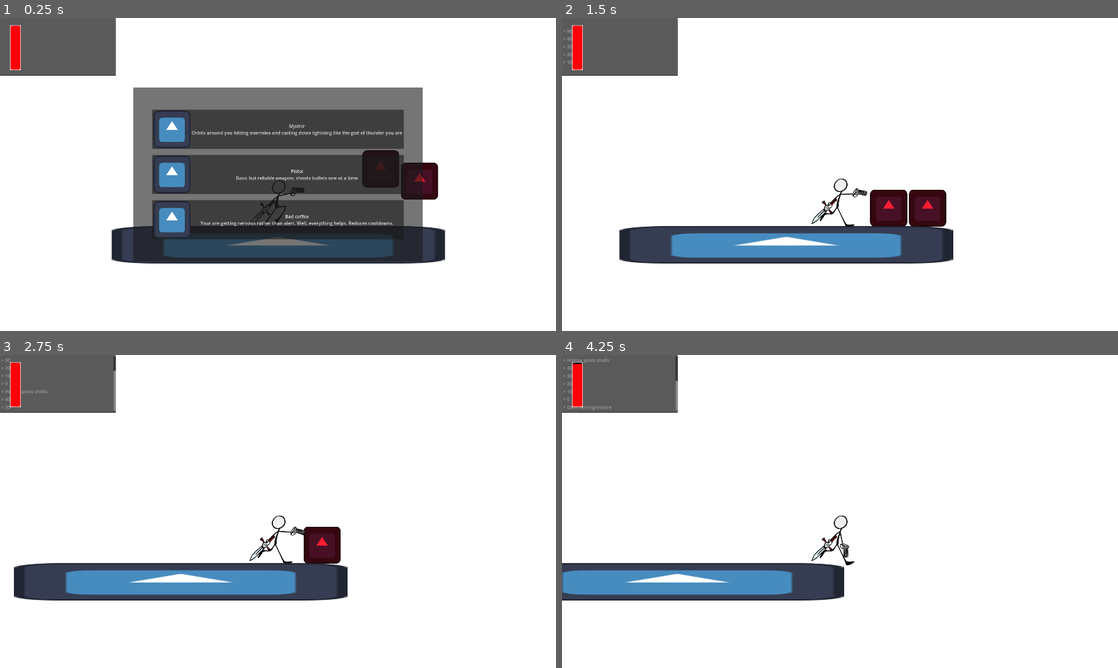
Above: before the commit, frames 1-4 (two rows, left to right).
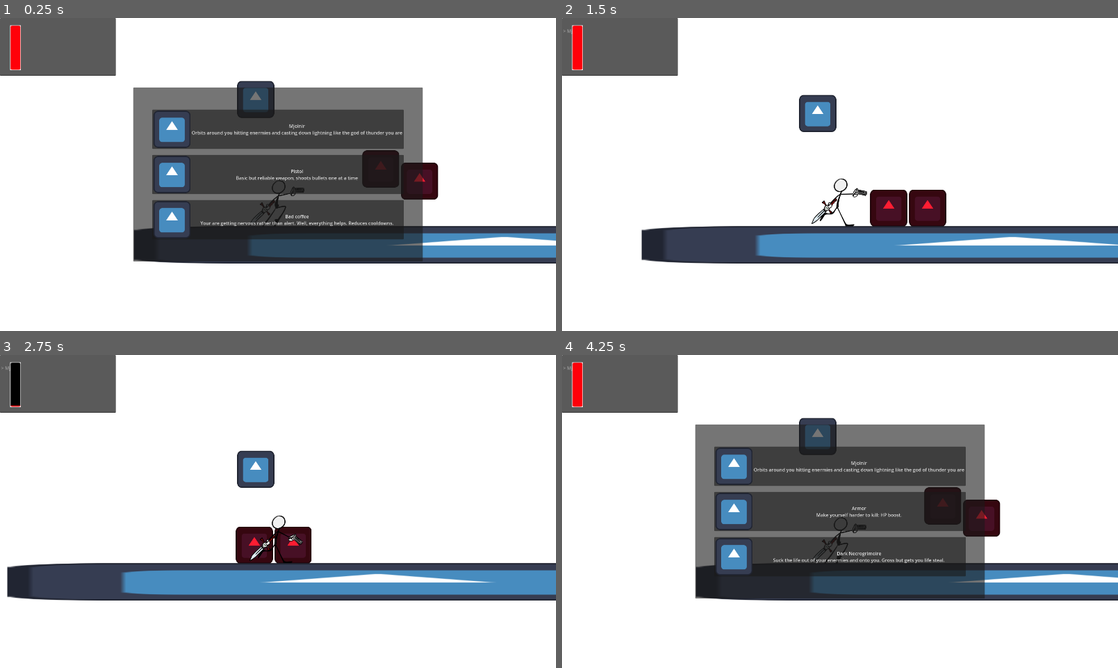
Above: after the commit, the same moments.

Repository: ricargoes/green-dusk
Game: Godot game, scene res://scenes/game.tscn
Same seed, same stepped clock (60 frames per second), same inputs: the game is played once before the commit and once after it. The engine's default icon, where the game draws it, is replaced by a stand-in: a white triangle on a blue panel in a dark square.
Inputs (mouse positions are in pixels of both pictures, inside the frame that each line leads up to):
- Up to frame 1 (0.25 s): no input
- Up to frame 2 (1.5 s): click "Mjolnir Orbits around you hit…" at 0.5 s; tap Enter (ui_accept) at 1.25 s
- Up to frame 3 (2.75 s): tap Space (jump) at 1.52 s; click (278, 467) at 2 s, where only the run before the commit has a clickable "Hollow point shells Your bull…"
- Up to frame 4 (4.25 s): tap Space (jump) at 3.02 s; click (784, 561) at 3.5 s, where only the run after the commit has a clickable "Play Again"

The runs differ from the first frame. In frame 1, 5.3% of the frame differs, in the area x 20-100%, y 20-79%; in frame 2, 7.4%; in frame 3, 9.6%; in frame 4, 35%, in the area x 0-100%, y 0-79%.

Commit message:
Sunset, win condition and win/lose screens

Diff:
--- /dev/null
+++ b/scenes/end_screen.gd
@@ -0,0 +1,19 @@
+extends CenterContainer
+
+signal game_restarted
+
+func show_win():
+	%YouWin.text = "You Win"
+	%WinDescription.text = "You managed to escape the hordes of daylight vampires till the sun was set. Now you are free and badass."
+	show()
+
+func show_lose(elapsed_time: float):
+	%YouWin.text = "You Lose"
+	%WinDescription.text = "The hordes of daylight vampires got to you after %d seconds of daring espace. Tough luck." % elapsed_time
+	show()
+
+func _on_quit_pressed() -> void:
+	get_tree().quit()
+
+func _on_play_again_pressed() -> void:
+	game_restarted.emit()
--- /dev/null
+++ b/scenes/end_screen.tscn
@@ -0,0 +1,56 @@
+[gd_scene load_steps=2 format=3 uid="uid://df4mxycb4gc4m"]
+
+[ext_resource type="Script" path="res://scenes/end_screen.gd" id="1_bhwbg"]
+
+[node name="EndScreen" type="CenterContainer"]
+process_mode = 3
+anchors_preset = 15
+anchor_right = 1.0
+anchor_bottom = 1.0
+grow_horizontal = 2
+grow_vertical = 2
+script = ExtResource("1_bhwbg")
+
+[node name="VBoxContainer" type="VBoxContainer" parent="."]
+custom_minimum_size = Vector2(800, 0)
+layout_mode = 2
+theme_override_constants/separation = 50
+alignment = 1
+
+[node name="YouWin" type="Label" parent="VBoxContainer"]
+unique_name_in_owner = true
+layout_mode = 2
+theme_override_colors/font_color = Color(0, 0, 0, 1)
+theme_override_colors/font_shadow_color = Color(0, 0, 0, 1)
+theme_override_colors/font_outline_color = Color(0, 0, 0, 1)
+theme_override_font_sizes/font_size = 100
+text = "You Win"
+horizontal_alignment = 1
+
+[node name="WinDescription" type="Label" parent="VBoxContainer"]
+unique_name_in_owner = true
+layout_mode = 2
+theme_override_colors/font_color = Color(0, 0, 0, 1)
+theme_override_font_sizes/font_size = 20
+text = "Motivational text"
+autowrap_mode = 2
+
+[node name="HSeparator" type="HSeparator" parent="VBoxContainer"]
+layout_mode = 2
+
+[node name="HBoxContainer" type="HBoxContainer" parent="VBoxContainer"]
+custom_minimum_size = Vector2(0, 50)
+layout_mode = 2
+
+[node name="PlayAgain" type="Button" parent="VBoxContainer/HBoxContainer"]
+layout_mode = 2
+size_flags_horizontal = 3
+text = "Play Again"
+
+[node name="Quit" type="Button" parent="VBoxContainer/HBoxContainer"]
+layout_mode = 2
+size_flags_horizontal = 3
+text = "Quit"
+
+[connection signal="pressed" from="VBoxContainer/HBoxContainer/PlayAgain" to="." method="_on_play_again_pressed"]
+[connection signal="pressed" from="VBoxContainer/HBoxContainer/Quit" to="." method="_on_quit_pressed"]
--- a/scenes/enermy.gd
+++ b/scenes/enermy.gd
@@ -3,10 +3,8 @@
 
 @export
 var xp_value: int = 200
-
 @export
-var life_points: float = 50.0
-
+var life_points: float = 100.0
 @export
 var contact_dps: float = 50.0
 
@@ -28,7 +26,6 @@
 
 func hurt(damage: float):
 	life_points -= damage
-	OnScreenTerminal.log(life_points)
 	if life_points <= 0:
 		die()
 
--- a/scenes/game.gd
+++ b/scenes/game.gd
@@ -2,6 +2,14 @@
 
 const BULLET_SCENE = preload("res://scenes/bullet.tscn")
 
+@export
+var run_time: float = 300.0
+
+const ANIMATION_BASE_RUNTIME: float = 300.0
+
+func _ready() -> void:
+	$SunsetAnimator.speed_scale = ANIMATION_BASE_RUNTIME/run_time
+	$SunsetTime.start(run_time)
 
 func spawn_bullet(starting_position: Vector2, orientation: float, is_player: bool):
 	var bullet = BULLET_SCENE.instantiate()
@@ -13,3 +21,20 @@
 
 func _on_hero_shot(spawn_position: Vector2, orientation: float) -> void:
 	spawn_bullet(spawn_position, orientation, true)
+
+
+func win() -> void:
+	get_tree().paused = true
+	$CanvasLayer/SunsetTint.color = Color("ff010000")
+	$CanvasLayer/EndScreen.show_win()
+	await $CanvasLayer/EndScreen.game_restarted
+	get_tree().paused = false
+	get_tree().reload_current_scene()
+
+func lose() -> void:
+	get_tree().paused = true
+	$CanvasLayer/SunsetTint.color = Color("ff010000")
+	$CanvasLayer/EndScreen.show_lose(run_time - $SunsetTime.time_left)
+	await $CanvasLayer/EndScreen.game_restarted
+	get_tree().paused = false
+	get_tree().reload_current_scene()
--- a/scenes/game.tscn
+++ b/scenes/game.tscn
@@ -1,15 +1,78 @@
-[gd_scene load_steps=6 format=3 uid="uid://dwl37y77358r2"]
+[gd_scene load_steps=10 format=3 uid="uid://dwl37y77358r2"]
 
 [ext_resource type="PackedScene" uid="uid://f31q7ameb6hm" path="res://scenes/hero.tscn" id="1_2n3he"]
 [ext_resource type="Script" path="res://scenes/game.gd" id="1_17qkh"]
 [ext_resource type="Texture2D" uid="uid://5rou5wm7frds" path="res://resources/icon.svg" id="1_hu7ex"]
 [ext_resource type="PackedScene" uid="uid://csfarad5ilhw6" path="res://scenes/enermy.tscn" id="3_i8n50"]
+[ext_resource type="PackedScene" uid="uid://df4mxycb4gc4m" path="res://scenes/end_screen.tscn" id="5_52ho5"]
 
 [sub_resource type="RectangleShape2D" id="RectangleShape2D_y7e0y"]
 size = Vector2(127.778, 128)
 
+[sub_resource type="Animation" id="Animation_afjr1"]
+resource_name = "sunset"
+length = 300.0
+tracks/0/type = "value"
+tracks/0/imported = false
+tracks/0/enabled = true
+tracks/0/path = NodePath("Infinity/Sun:position")
+tracks/0/interp = 1
+tracks/0/loop_wrap = true
+tracks/0/keys = {
+"times": PackedFloat32Array(0, 300),
+"transitions": PackedFloat32Array(1, 1),
+"update": 0,
+"values": [Vector2(883, 281), Vector2(883, 800)]
+}
+tracks/1/type = "value"
+tracks/1/imported = false
+tracks/1/enabled = true
+tracks/1/path = NodePath("../CanvasLayer/SunsetTint:color")
+tracks/1/interp = 1
+tracks/1/loop_wrap = true
+tracks/1/keys = {
+"times": PackedFloat32Array(0, 200, 240.9, 270.2, 300),
+"transitions": PackedFloat32Array(1, 1, 1, 1, 1),
+"update": 0,
+"values": [Color(1, 0.00392157, 0, 0), Color(1, 0.00392157, 0, 0), Color(0.533333, 0.368627, 0, 0.270588), Color(0.419608, 0.0196078, 0.00392157, 0.54902), Color(0, 0, 0, 1)]
+}
+
+[sub_resource type="Animation" id="Animation_xw7t4"]
+length = 0.001
+tracks/0/type = "value"
+tracks/0/imported = false
+tracks/0/enabled = true
+tracks/0/path = NodePath("Infinity/Sun:position")
+tracks/0/interp = 1
+tracks/0/loop_wrap = true
+tracks/0/keys = {
+"times": PackedFloat32Array(0),
+"transitions": PackedFloat32Array(1),
+"update": 0,
+"values": [Vector2(883, 281)]
+}
+tracks/1/type = "value"
+tracks/1/imported = false
+tracks/1/enabled = true
+tracks/1/path = NodePath("../CanvasLayer/SunsetTint:color")
+tracks/1/interp = 1
+tracks/1/loop_wrap = true
+tracks/1/keys = {
+"times": PackedFloat32Array(0),
+"transitions": PackedFloat32Array(1),
+"update": 0,
+"values": [Color(1, 0.00392157, 0, 0)]
+}
+
+[sub_resource type="AnimationLibrary" id="AnimationLibrary_jq34w"]
+_data = {
+"RESET": SubResource("Animation_xw7t4"),
+"sunset": SubResource("Animation_afjr1")
+}
+
 [node name="Game" type="Node2D"]
 script = ExtResource("1_17qkh")
+run_time = 10.0
 
 [node name="Enermies" type="Node2D" parent="."]
 
@@ -23,8 +86,8 @@
 position = Vector2(718, 641)
 
 [node name="StaticBody2D" type="StaticBody2D" parent="."]
-position = Vector2(719, 783)
-scale = Vector2(9, 1)
+position = Vector2(1500, 783)
+scale = Vector2(20, 1)
 collision_layer = 4
 collision_mask = 3
 metadata/_edit_group_ = true
@@ -37,6 +100,40 @@
 
 [node name="Bullets" type="Node2D" parent="."]
 
+[node name="SunsetAnimator" type="AnimationPlayer" parent="."]
+root_node = NodePath("../ParallaxBackground")
+libraries = {
+"": SubResource("AnimationLibrary_jq34w")
+}
+autoplay = "sunset"
+
+[node name="ParallaxBackground" type="ParallaxBackground" parent="."]
+
+[node name="Infinity" type="ParallaxLayer" parent="ParallaxBackground"]
+motion_scale = Vector2(0, 0)
+
+[node name="Sun" type="Sprite2D" parent="ParallaxBackground/Infinity"]
+position = Vector2(883, 281)
+texture = ExtResource("1_hu7ex")
+
+[node name="CanvasLayer" type="CanvasLayer" parent="."]
+
+[node name="SunsetTint" type="ColorRect" parent="CanvasLayer"]
+anchors_preset = 15
+anchor_right = 1.0
+anchor_bottom = 1.0
+grow_horizontal = 2
+grow_vertical = 2
+mouse_filter = 2
+color = Color(1, 0.00392157, 0, 0)
+
+[node name="EndScreen" parent="CanvasLayer" instance=ExtResource("5_52ho5")]
+visible = false
+
+[node name="SunsetTime" type="Timer" parent="."]
+
 [connection signal="defeated" from="Enermies/Enermy" to="Hero" method="_on_enermy_defeated"]
 [connection signal="defeated" from="Enermies/Enermy2" to="Hero" method="_on_enermy_defeated"]
+[connection signal="died" from="Hero" to="." method="lose"]
 [connection signal="shot" from="Hero" to="." method="_on_hero_shot"]
+[connection signal="timeout" from="SunsetTime" to="." method="win"]
--- a/scenes/hero.gd
+++ b/scenes/hero.gd
@@ -6,7 +6,9 @@
 @export
 var player_speed: int = 200
 @export
-var life_points: float = 100
+var max_life_points: int = 50
+@export
+var life_points: float = 50.0
 @export
 var arm_rotation_speed: float = 2*PI
 
@@ -17,10 +19,11 @@
 var jump_impulse_time: float = 0.0
 
 signal shot(spawn_position: Vector2, orientation: float)
+signal died
 
 func _ready() -> void:
 	velocity.x = player_speed
-	$UI.sync_life(life_points)
+	$UI.sync_life(life_points, max_life_points)
 	level_up()
 
 func _process(delta: float) -> void:
@@ -55,12 +58,12 @@
 
 func hurt(damage: float):
 	life_points -= damage
-	$UI.sync_life(life_points)
+	$UI.sync_life(life_points, max_life_points)
 	if life_points <= 0:
 		die()
 
 func die():
-	get_tree().quit()
+	died.emit()
 
 func shoot():
 	var orientation = $ShoulderPivot.rotation
--- a/scenes/ui.gd
+++ b/scenes/ui.gd
@@ -1,5 +1,6 @@
 extends CanvasLayer
 
 
-func sync_life(actual_value: float):
+func sync_life(actual_value: float, max_value: int):
+	%LifeBar.max_value = max_value
 	%LifeBar.value = actual_value
